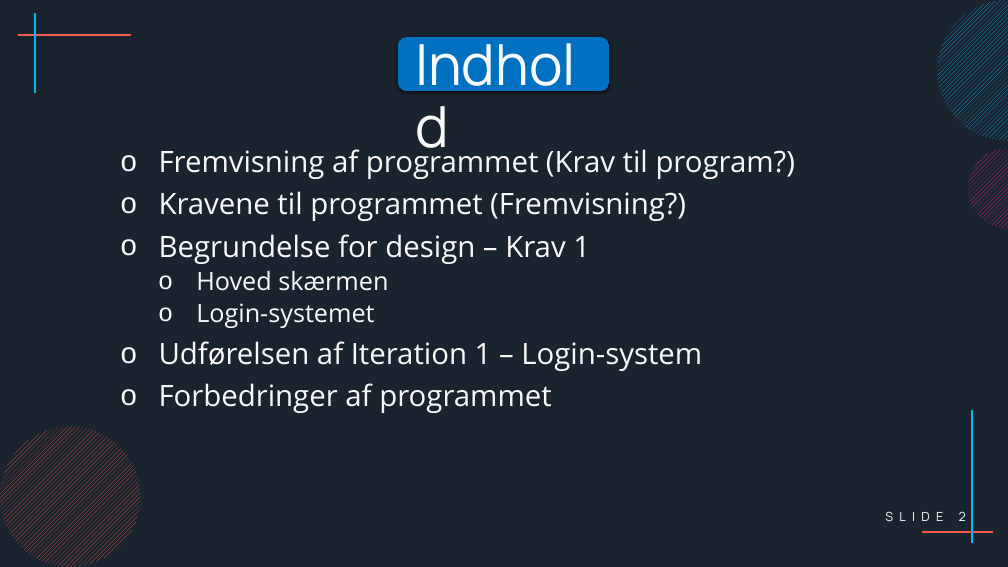
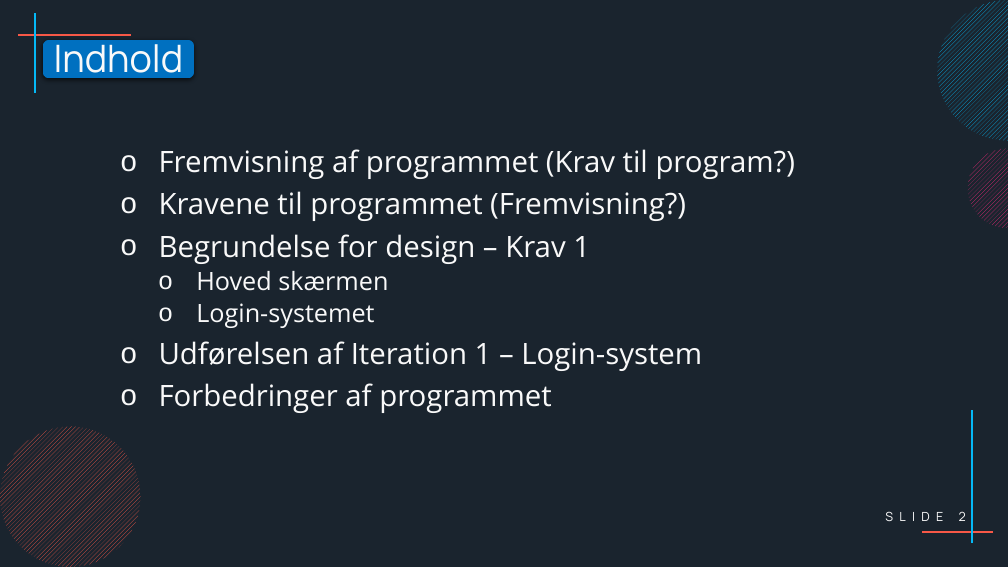
Before and after one commit to ProgrammeringOTGDKlassen/D-klassen-Programmering, a slide deck: slide 2 of Eksamensprojekt - Max/Præsentation/Præsentation af eksamensprojekt.pptx. Drawn at 1008x567 pixels with LibreOffice and Linux fonts; fonts in the diff are those of the drawing. Boxes give left, top, right and bottom in pixels: in the first picture for what was removed or moved away, otherwise in the second. Text is boxed around its words. In the diff, an @@ line names an element or a change of style, - is before the commit and + after.

```diff
--- a/Eksamensprojekt - Max/Præsentation/Præsentation af eksamensprojekt.pptx
+++ b/Eksamensprojekt - Max/Præsentation/Præsentation af eksamensprojekt.pptx
@@ text "Indhold" moved from (x1=408, y1=33, x2=600, y2=98) to (x1=54, y1=37, x2=184, y2=83) @@
@@ text "Indhold" at (x1=54, y1=37, x2=184, y2=83): size 54 to 36 pt; alignment left to centre @@
@@ rounded rectangle resized from (x1=398, y1=37, x2=609, y2=91) to (x1=42, y1=40, x2=194, y2=79) @@
```
Also in this commit, not shown: 3 other slides changed, 3 slides added, 2 slides removed.
